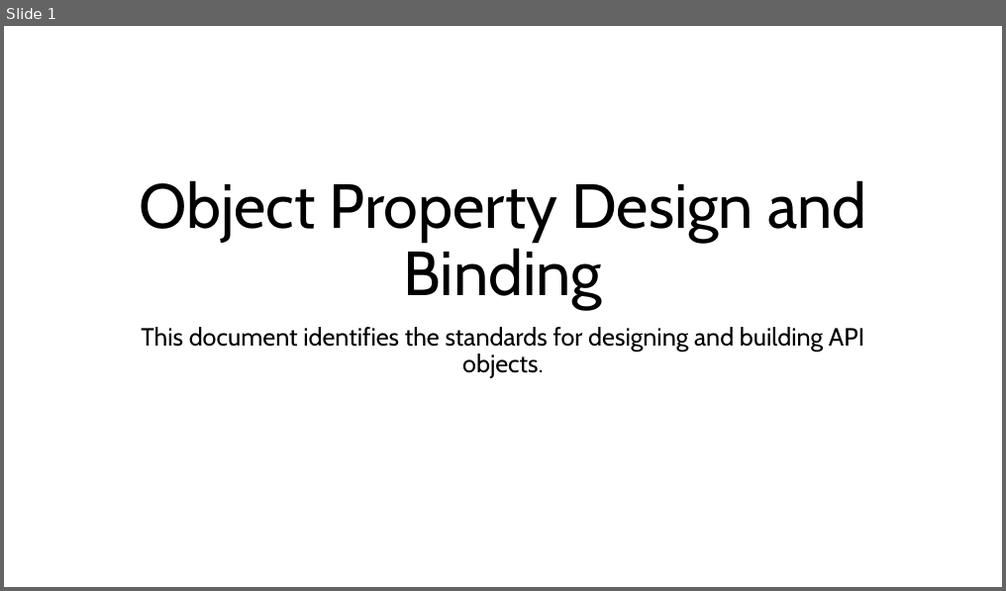
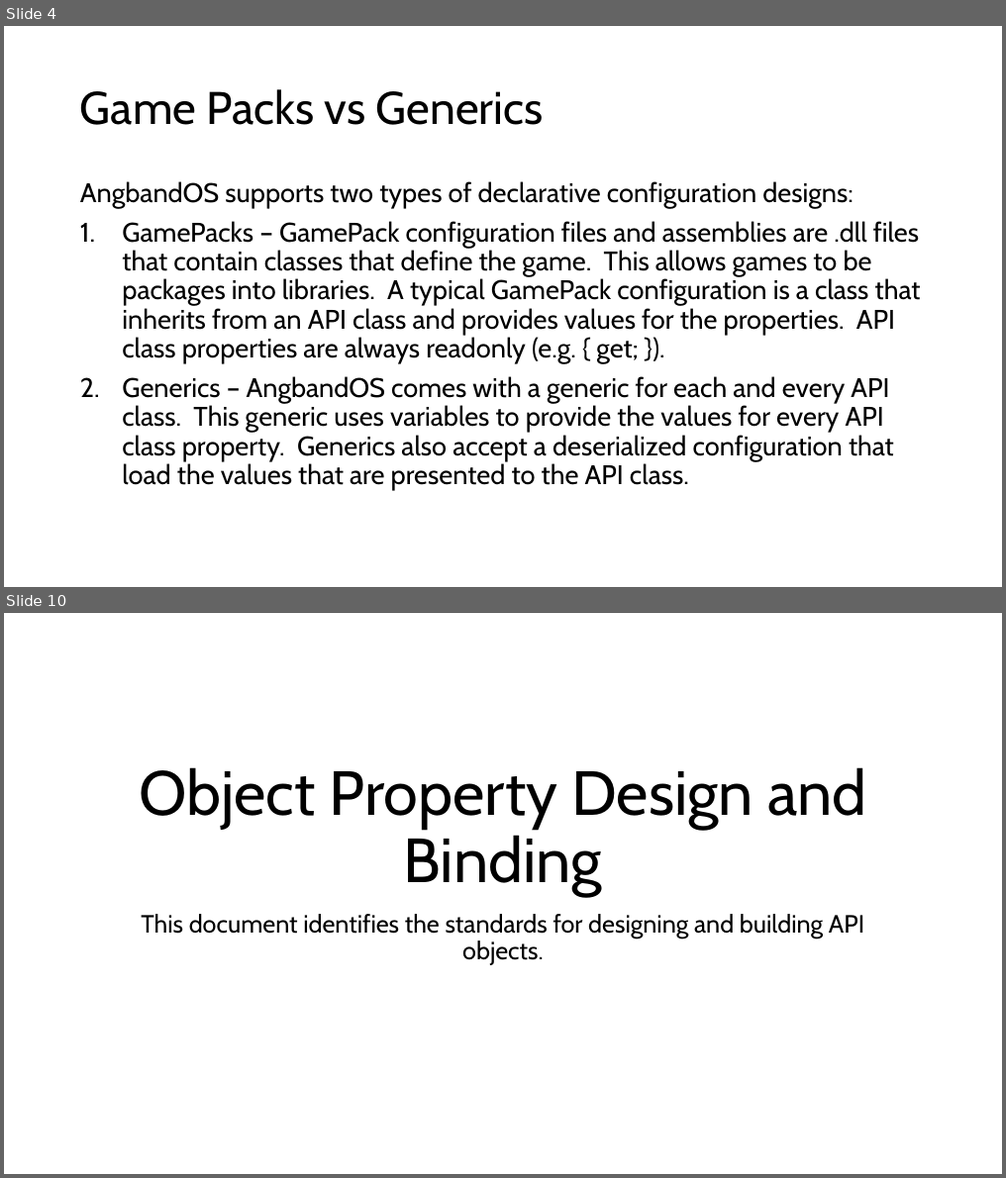
Before and after one commit to marcjohnston/AngbandOS, a slide deck: Documents/Object Property Design and Binding.pptx. Shown one above the other, each under a label of ours: slide 1 before the commit, slides 4 and 10 after it; the slides between them are not shown. The pictures are 1006x591 and 1006x1178 pixels, drawn with LibreOffice and Linux fonts; fonts in the diff are those of the drawing. Boxes give left, top, right and bottom in pixels: in the first picture for what was removed or moved away, otherwise in the second. Text is boxed around its words. In the diff, an @@ line names an element or a change of style, - is before the commit and + after.

Commit message:
Updated documentation and moved the SingletonRepository into the _Repository folder.

```diff
--- a/Documents/Object Property Design and Binding.pptx
+++ b/Documents/Object Property Design and Binding.pptx
@@ slide 4 added at box(4, 26, 1002, 587), background #FFFFFF @@
@@ title added at box(80, 89, 544, 125), 44 pt, text #000000 @@
+Game Packs vs Generics
@@ text added at box(80, 181, 921, 490), 25.9 pt, text #000000 @@
+AngbandOS supports two types of declarative configuration designs:
+1. GamePacks – GamePack configuration files and assemblies are .dll files that contain classes that define the game. This allows games to be packages into libraries. A typical GamePack configuration is a class that inherits from an API class and provides values for the properties. API class properties are always readonly (e.g. { get; }).
+2. Generics – AngbandOS comes with a generic for each and every API class. This generic uses variables to provide the values for every API class property. Generics also accept a deserialized configuration that load the values that are presented to the API class.
@@ what was slide 1 is now slide 10 @@
```
Also in this commit, not shown: 8 other slides added, 1 other file.
